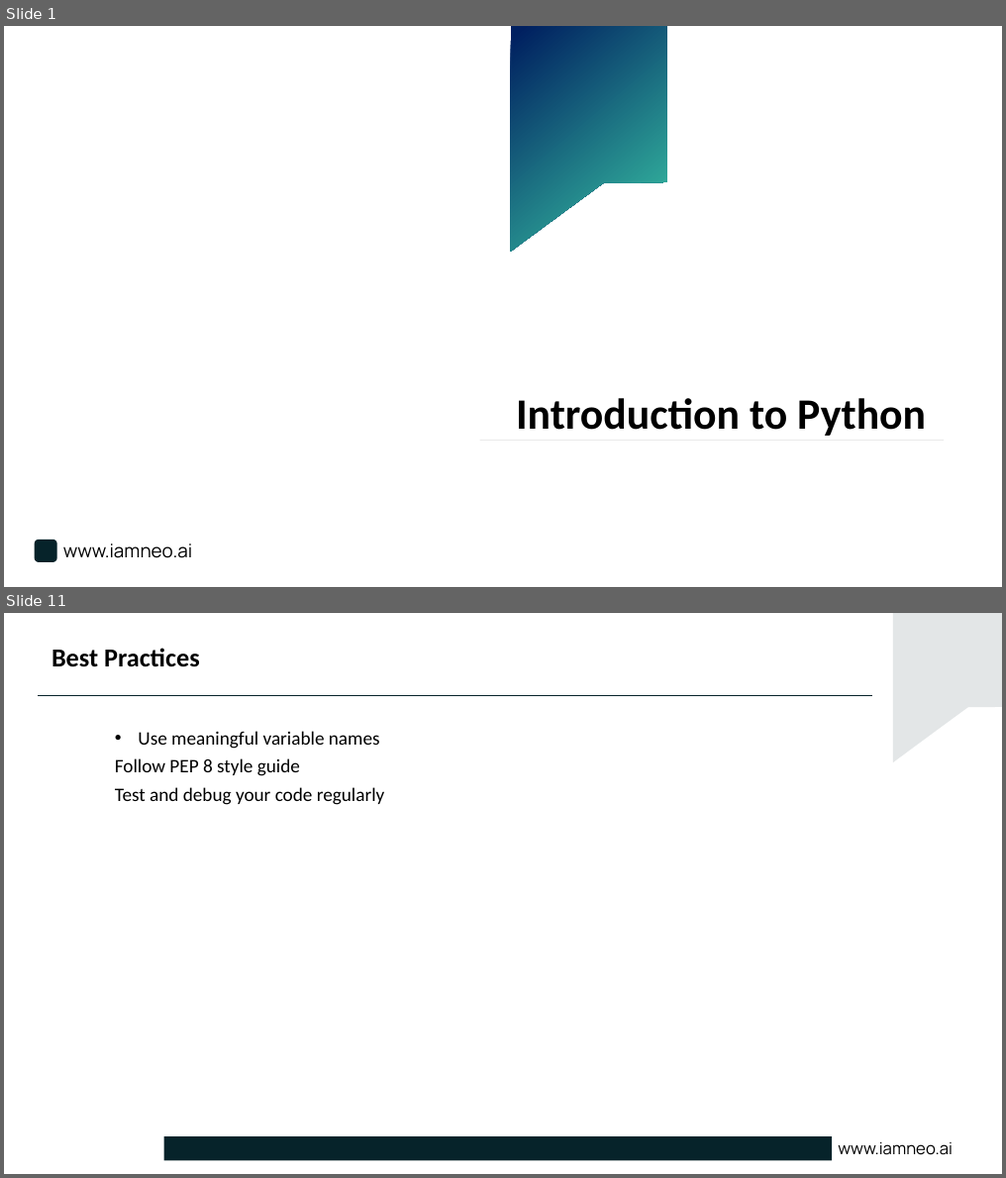
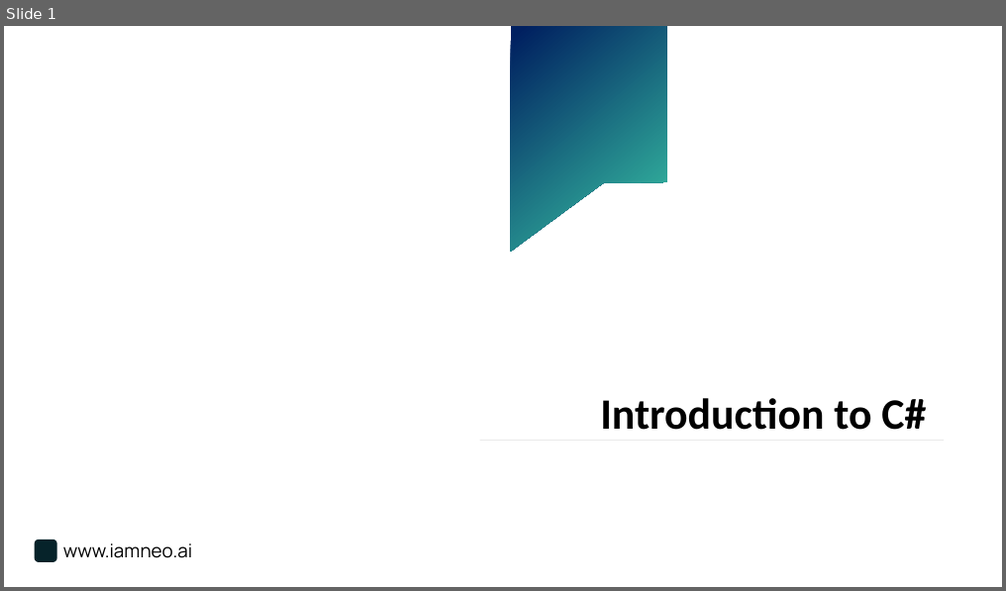
Before and after one commit to DivakarSathees/PptxGenerator-python, a slide deck: Cloud_Trends_2025.pptx. Shown one above the other, each under a label of ours: slides 1 and 11 before the commit, slide 1 after it; the slides between them are not shown. The pictures are 1006x1178 and 1006x591 pixels, drawn with LibreOffice and Linux fonts; fonts in the diff are those of the drawing; background and template pictures are left out. Boxes give left, top, right and bottom in pixels: in the first picture for what was removed or moved away, otherwise in the second. Text is boxed around its words. In the diff, an @@ line names an element or a change of style, - is before the commit and + after.

```diff
--- a/Cloud_Trends_2025.pptx
+++ b/Cloud_Trends_2025.pptx
@@ slide 11 removed at box(4, 613, 1002, 1174), background #FFFFFF @@
@@ freeform shape removed at box(893, 613, 1002, 762) @@
@@ title removed at box(52, 648, 200, 667) @@
-Best Practices
@@ line removed from (38, 696) to (872, 696) @@
@@ text removed at box(115, 731, 385, 805) @@
-• Use meaningful variable names
-Follow PEP 8 style guide
-Test and debug your code regularly
@@ rectangle removed at box(164, 1137, 833, 1160) @@
@@ text removed at box(838, 1143, 952, 1156) @@
-www.iamneo.ai
@@ slide 1 changed as well @@
@@ text at box(600, 398, 926, 430): text changed @@
-Introduction to Python
+Introduction to C#
```
Also in this commit, not shown: 4 slides added, 10 other slides removed, 11 other files.
